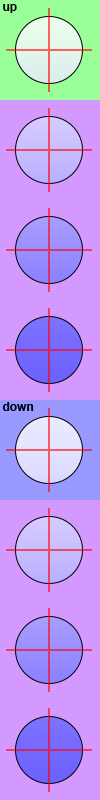
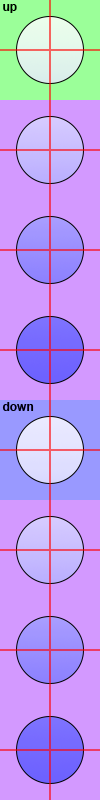
Revision of a layered 100px x 800px image; what changed, layer by layer:
painted on "crosshairs" over (0, 0, 100, 800)
painted on "button outlines" (1st of 2) over (15, 16, 84, 384)
renamed "button outlines copy" to "button outlines", painted on it over (15, 416, 84, 784)
